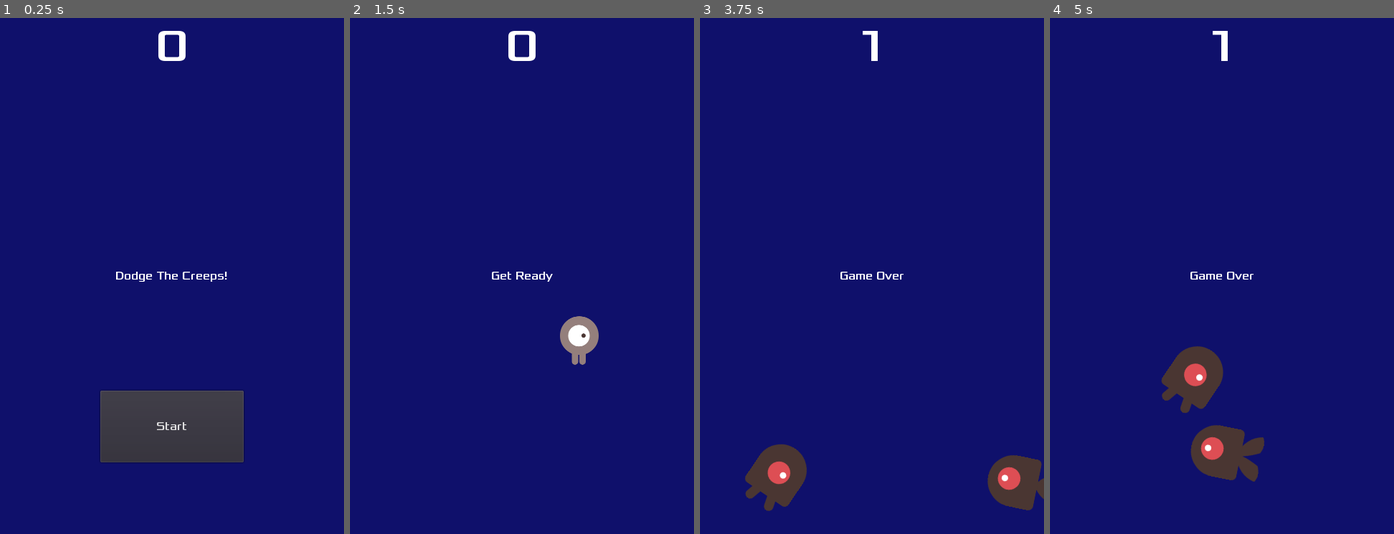
Above: before the commit, frames 1-4 (left to right).
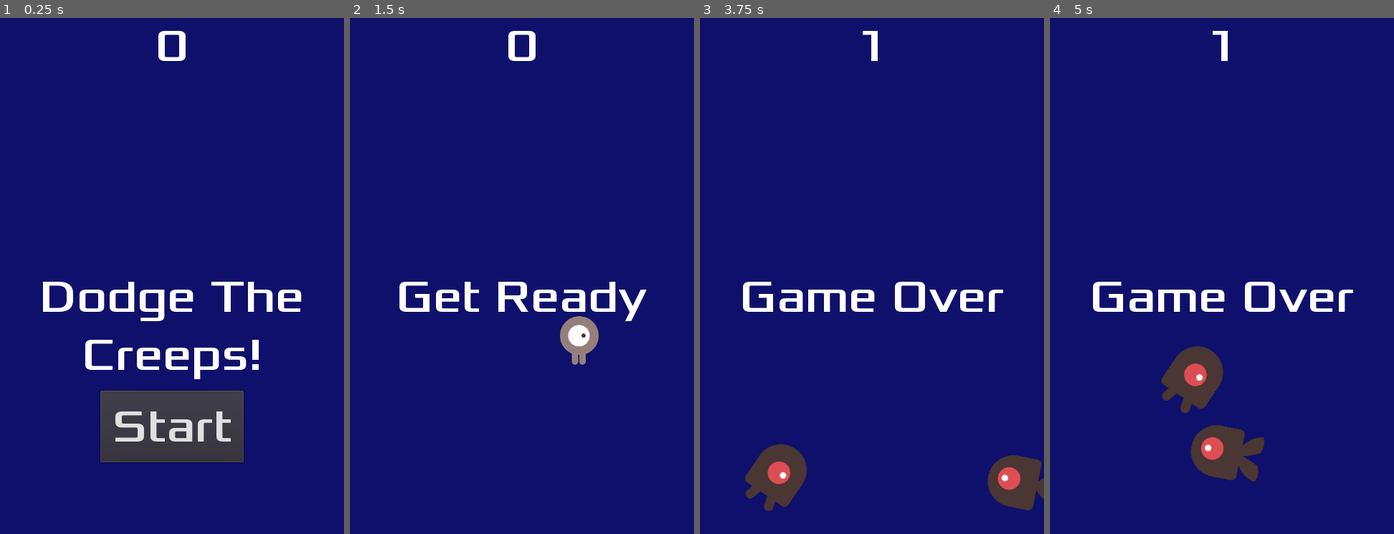
Above: after the commit, the same moments.

Repository: 44351-w22/godot-tutorial-SRitt12
Game: Godot game, scene res://Main.tscn
The game is run twice, just before and just after one commit, with the same random seed, the same clock (stepped at 60 frames per second) and the same inputs.
Inputs:
- Up to frame 1 (0.25 s): no input
- Up to frame 2 (1.5 s): click "Start" at 0.5 s; tap Enter (start_game) at 1.25, 1.35 s; hold Right (ui_right) from 1.28 s (still down)
- Up to frame 3 (3.75 s): release Right (ui_right) at 2.03 s; hold Down (ui_down) 2.03-2.78 s; tap Enter (start_game) at 2.1, 2.85, 3.6 s; hold Right (ui_right) 2.78-3.53 s; hold Up (ui_up) from 3.53 s (still down)
- Up to frame 4 (5 s): release Up (ui_up) at 4.28 s; hold Left (ui_left) from 4.28 s (still down); tap Enter (start_game) at 4.35 s

The runs differ from the first frame. In frame 1, 4.0% of the frame differs, in the area x 12-88%, y 49-83%; in frame 2, 1.9%; in frame 3, 1.8%; in frame 4, 1.8%.

Commit message:
Change HUD font size

Diff:
--- a/HUD.tscn
+++ b/HUD.tscn
@@ -8,9 +8,11 @@
 font_data = ExtResource( 1 )
 
 [sub_resource type="DynamicFont" id=2]
+size = 64
 font_data = ExtResource( 1 )
 
 [sub_resource type="DynamicFont" id=3]
+size = 64
 font_data = ExtResource( 1 )
 
 [sub_resource type="InputEventAction" id=4]
